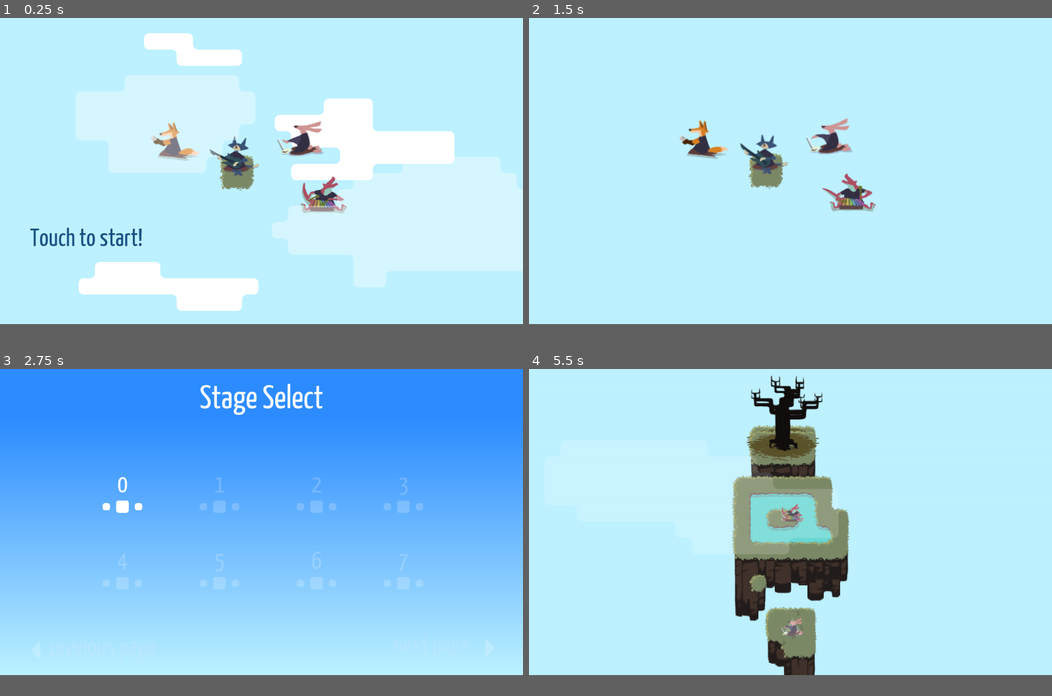
Above: before the commit, frames 1-4 (two rows, left to right).
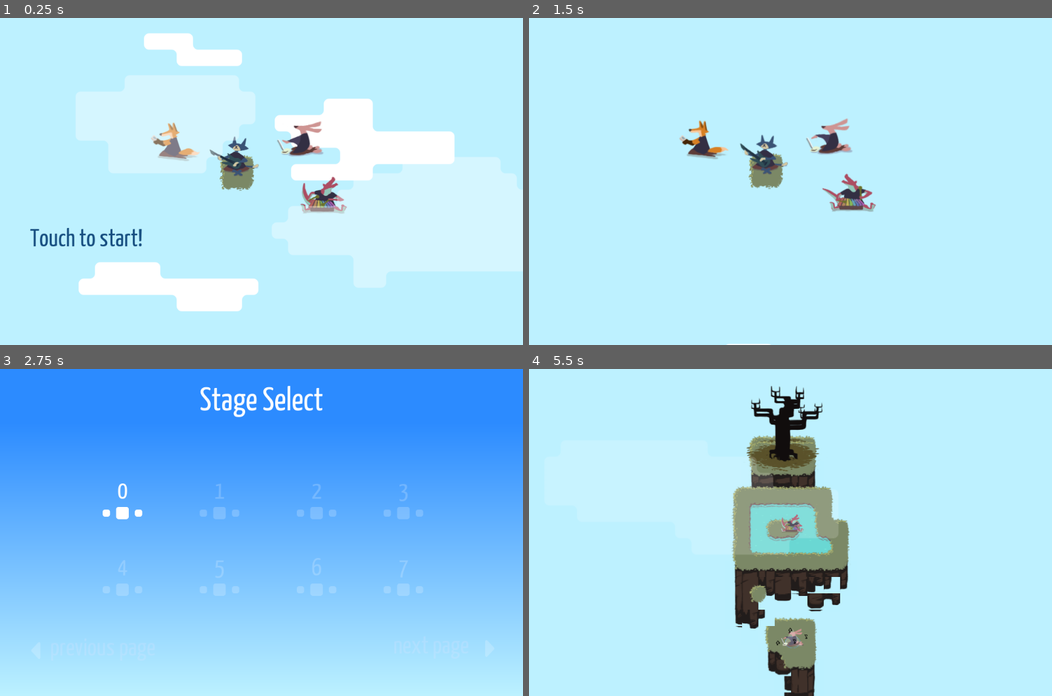
Above: after the commit, the same moments.

Repository: uspgamedev/skyjammers
Game: Godot game, scene res://menus/title/main.tscn
The game is run twice, just before and just after one commit, with the same random seed, the same clock (stepped at 60 frames per second) and the same inputs. Sound files missing from this copy of the repository are replaced by a short silence.
Inputs:
- Up to frame 1 (0.25 s): no input
- Up to frame 2 (1.5 s): hold Space (action_play) 0.53-1.28 s; tap Space (action_play) at 1.35 s
- Up to frame 3 (2.75 s): hold Space (action_play) from 2.03 s (still down)
- Up to frame 4 (5.5 s): release Space (action_play) at 2.75 s; click "0" at 2.75 s; tap Space (action_play) at 3.6, 5.1 s; hold Space (action_play) 4.28-5.03 s
The window is 800x468 before the commit and 800x500 after it. Grey fills any space a smaller window leaves; there, only what the larger window draws over its background counts as a difference.

The runs differ from the first frame. In frame 1, 0.5% of the frame differs, in the area x 5-77%, y 32-90%; in frame 2, 0.3%; in frame 3, 2.1%; in frame 4, 8.8%, in the area x 38-62%, y 2-100%.

Commit message:
Fix cliff png yet again

Diff:
--- a/game/project.godot
+++ b/game/project.godot
@@ -20,8 +20,7 @@
 
 [display]
 
-window/stretch/mode="viewport"
-window/stretch/aspect="keep"
+window/size/height=640
 
 [input]
 
Binary file changed: game/islands/cliff-tiles-v2.png
Not shown, changed: game/islands/cliff-tiles-v2.png.import
